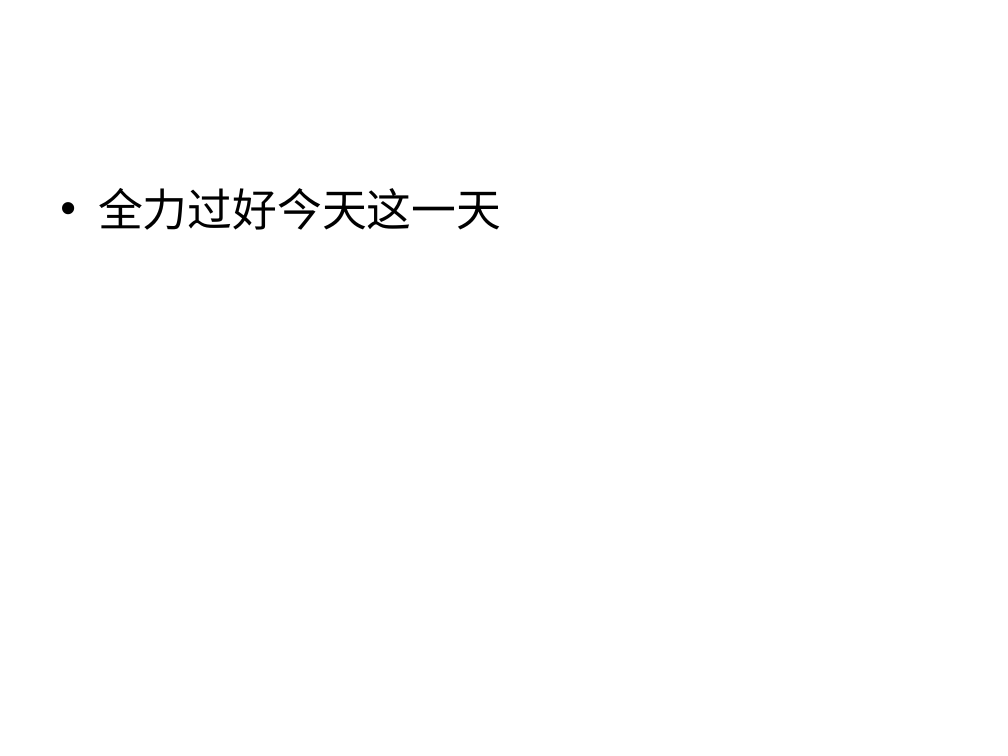
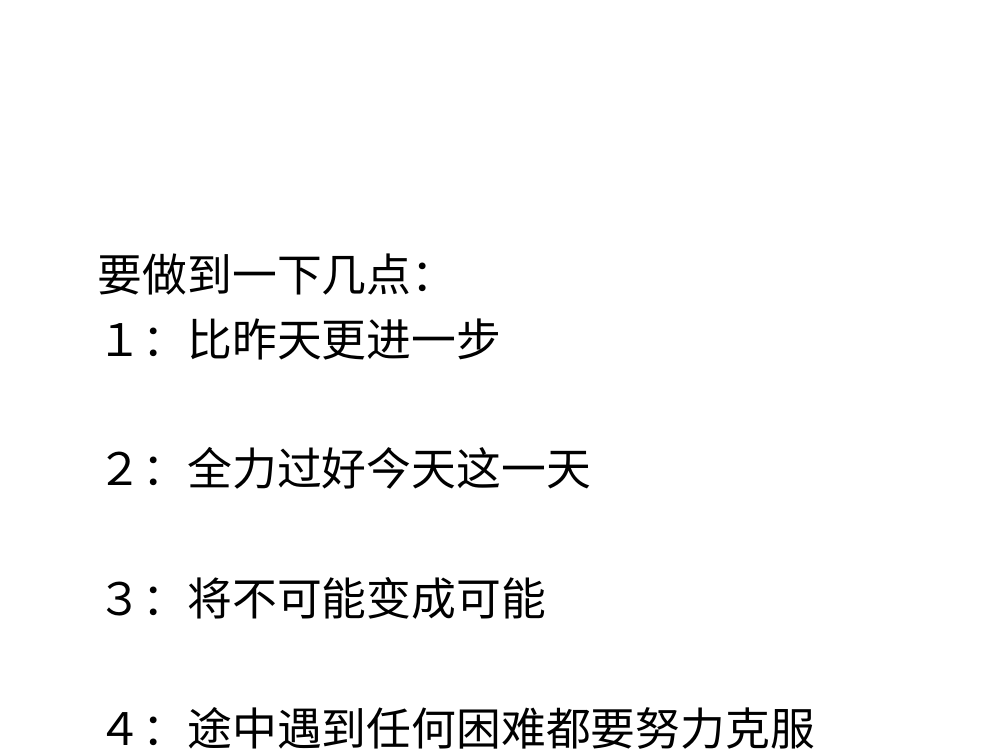
Before and after one commit to haolongzhangm/shell_my, a slide deck: slide 3 of unexeshell/tmp_use/bl.ppt (slide 4 before the commit). Drawn at 1008x756 pixels with LibreOffice and Linux fonts; fonts in the diff are those of the drawing. Boxes give left, top, right and bottom in pixels: in the first picture for what was removed or moved away, otherwise in the second. Text is boxed around its words. In the diff, an @@ line names an element or a change of style, - is before the commit and + after.

```diff
--- a/unexeshell/tmp_use/bl.ppt
+++ b/unexeshell/tmp_use/bl.ppt
@@ text at <box>98,253,815,749</box>: text changed @@
-• 全力过好今天这一天
+要做到一下几点：
+１：比昨天更进一步
+２：全力过好今天这一天
+３：将不可能变成可能
+４：途中遇到任何困难都要努力克服
```
Also in this commit, not shown: 1 other slide changed, 7 slides removed, 2 other files.
